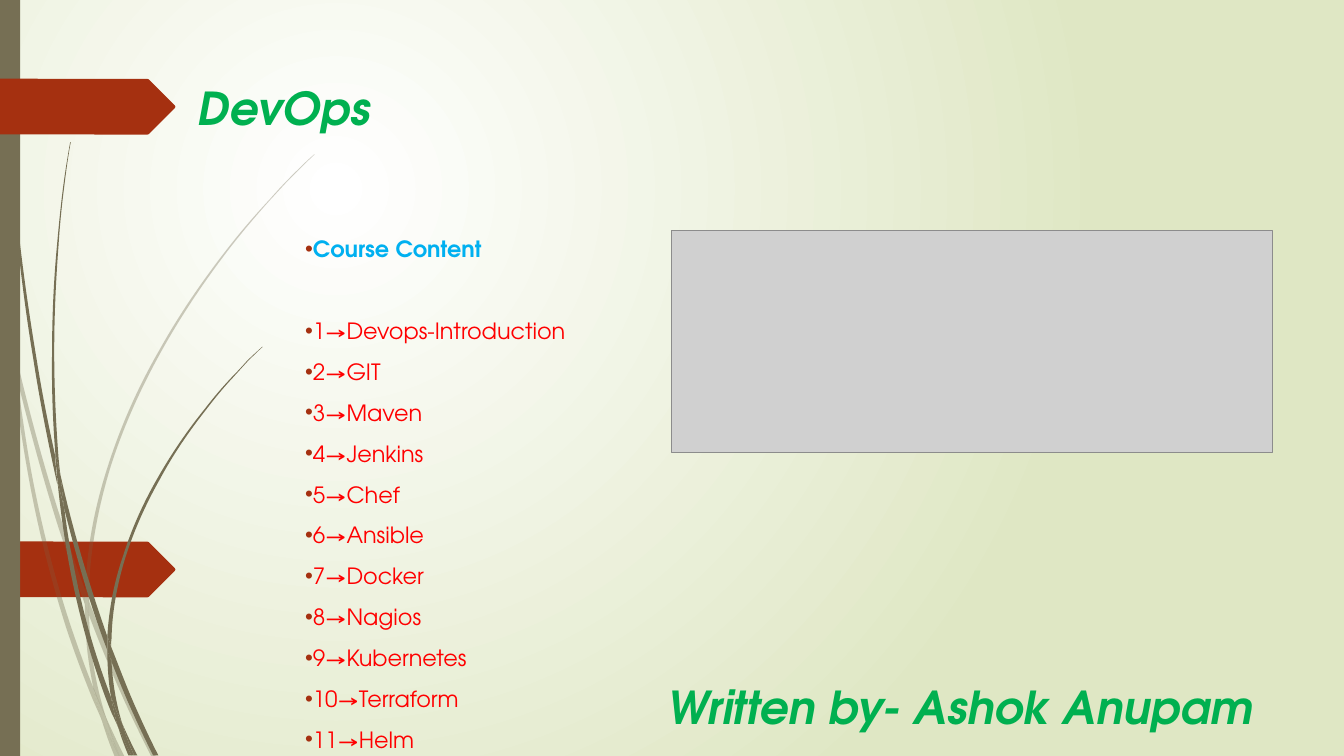
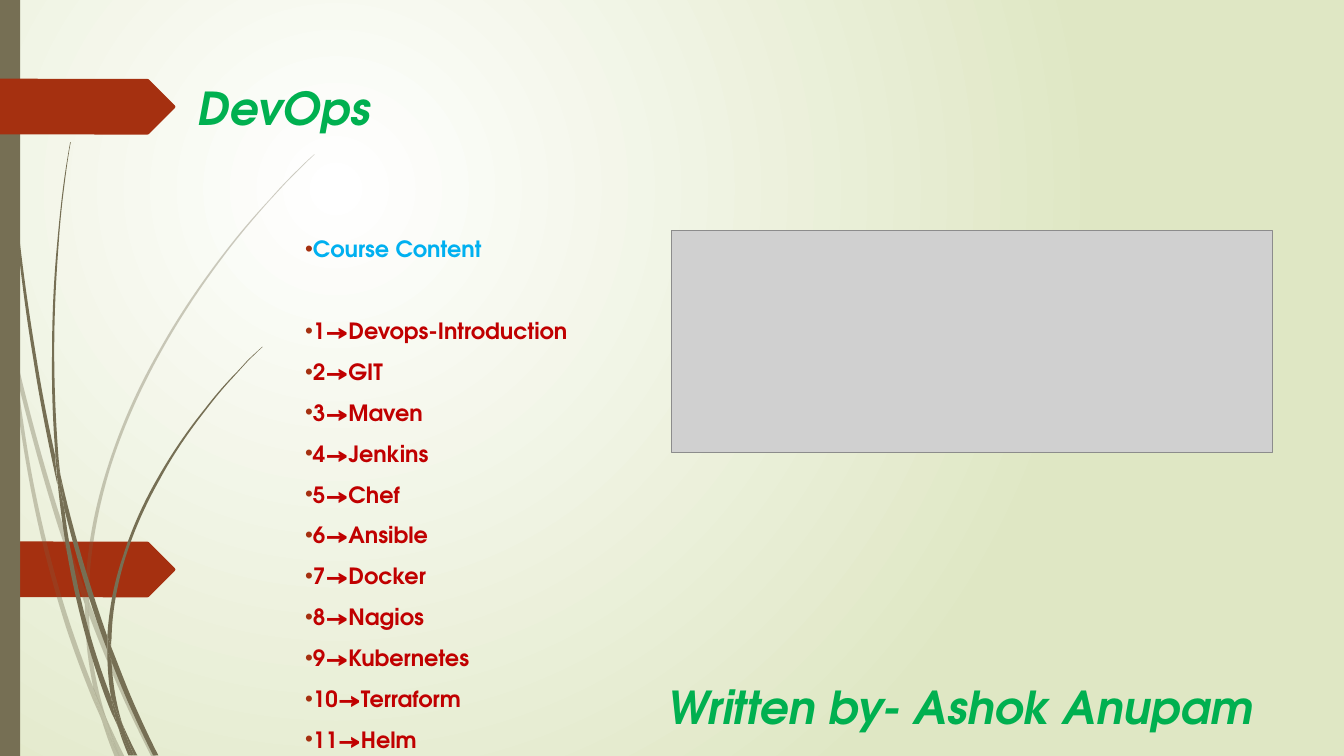
Before and after one commit to Ashok1012/test, a slide deck: slide 1 of DevOps.pptx. Drawn at 1344x756 pixels with LibreOffice and Linux fonts; fonts in the diff are those of the drawing; grey boxes stand for pictures. Boxes give left, top, right and bottom in pixels: in the first picture for what was removed or moved away, otherwise in the second. Text is boxed around its words. In the diff, an @@ line names an element or a change of style, - is before the commit and + after.

```diff
--- a/DevOps.pptx
+++ b/DevOps.pptx
@@ text at (313, 321, 567, 749): text colour #FF0000 to #C00000, bold on in "1→Devops-Introduction", "2→GIT", "3→Maven", "4→Jenkins" and 7 more places @@
```
Also in this commit, not shown: 48 other slides changed, 9 slides added, 2 slides removed.
